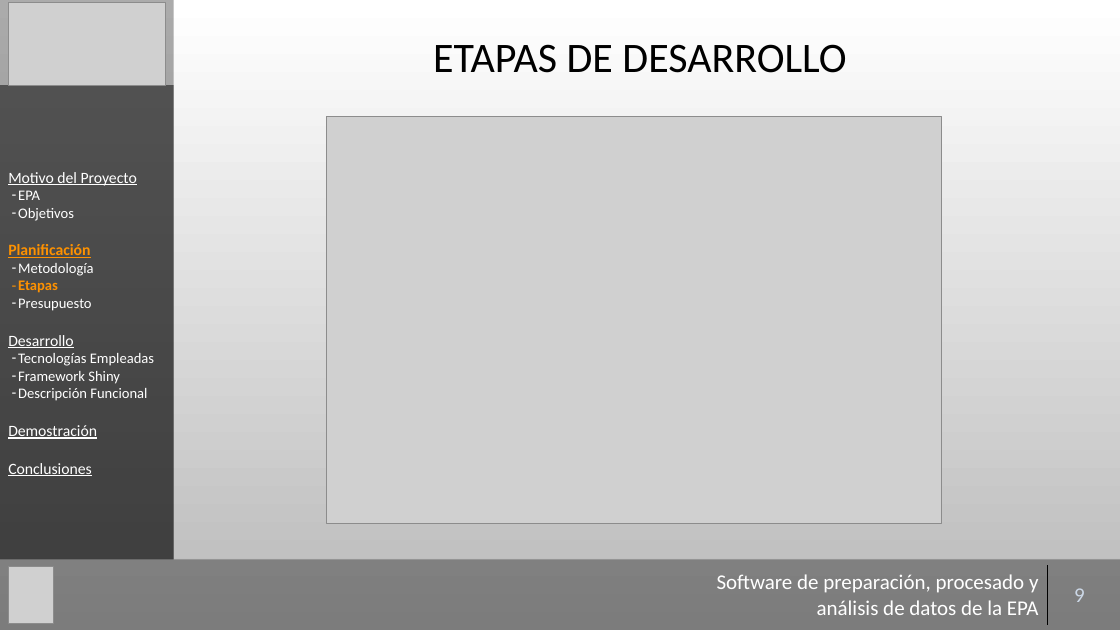
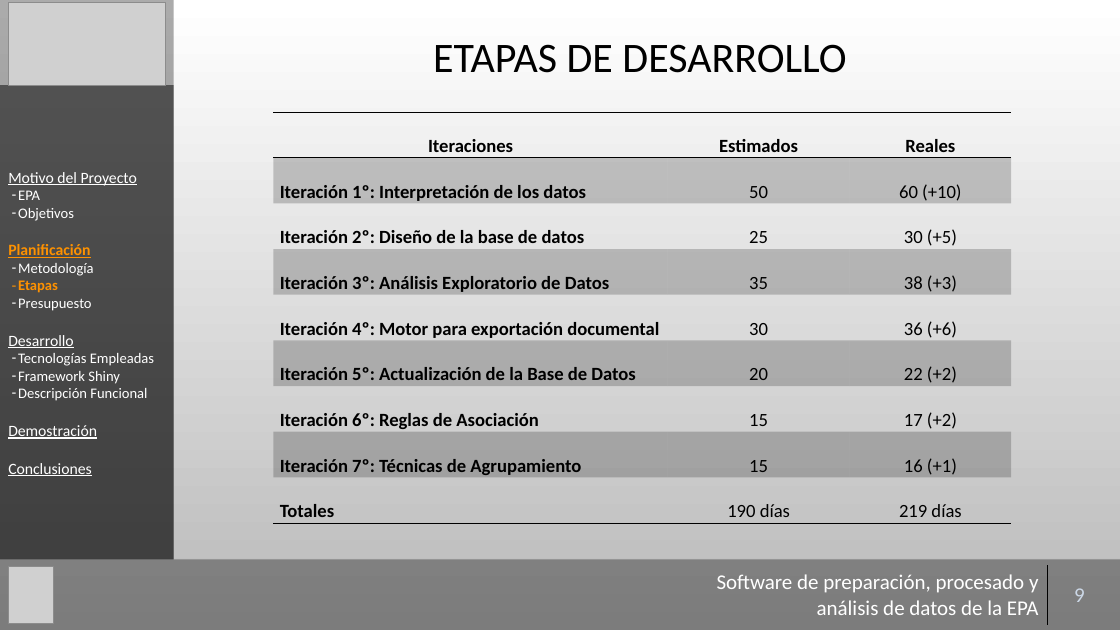
Before and after one commit to Gaulent/epa_explorer, a slide deck: slide 9 of mem/presentacion.pptx. Drawn at 1120x630 pixels with LibreOffice and Linux fonts; fonts in the diff are those of the drawing; grey boxes stand for pictures; background and template pictures are left out. Boxes give left, top, right and bottom in pixels: in the first picture for what was removed or moved away, otherwise in the second. Text is boxed around its words. In the diff, an @@ line names an element or a change of style, - is before the commit and + after.

```diff
--- a/mem/presentacion.pptx
+++ b/mem/presentacion.pptx
@@ table added at (274, 112, 1012, 521), 9 rows, 3 columns @@
+Iteraciones | Estimados | Reales
+Iteración 1º: Interpretación de los datos | 50 | 60 (+10)
+Iteración 2º: Diseño de la base de datos | 25 | 30 (+5)
+Iteración 3º: Análisis Exploratorio de Datos | 35 | 38 (+3)
+Iteración 4º: Motor para exportación documental | 30 | 36 (+6)
+Iteración 5º: Actualización de la Base de Datos | 20 | 22 (+2)
+Iteración 6º: Reglas de Asociación | 15 | 17 (+2)
+Iteración 7º: Técnicas de Agrupamiento | 15 | 16 (+1)
+Totales | 190 días | 219 días
@@ picture removed at (327, 116, 942, 523) @@
```
Also in this commit, not shown: 7 other slides changed, 1 other file.
